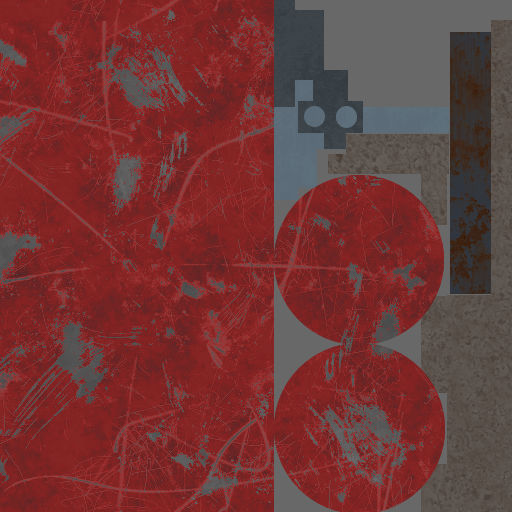
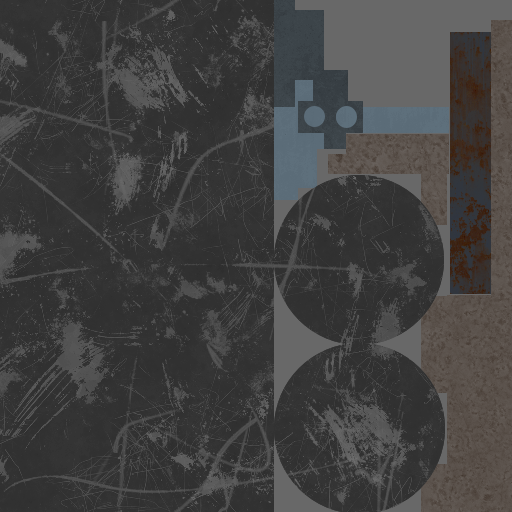
Layers edited between the first and the second 512px x 512px image:
hid "Copy of PaintedMetal004_Color.png" (1st of 2, in "Tank_Industrial_01" › "Metal Tank" › "PaintedMetal004_Color.png" › "Group 1"), painted on it over [0, 0, 445, 512]
hid "Red", painted on it over [0, 0, 445, 512]
painted on "Copy of PaintedMetal004_Color.png" (2nd of 2, in "Tank_Industrial_01" › "Metal Tank" › "PaintedMetal004_Color.png") over [0, 0, 445, 512]
painted on "Copy of Paint Layer 3" over [0, 0, 445, 512]
painted on "Metal046A_Color.png" (2nd of 2, in "Tank_Industrial_01" › "Metal Pipes Caps" › "Metal046A_Color.png") over [0, 0, 445, 512]
painted on "Paint Layer 10" over [0, 0, 445, 512]
painted on "Copy of Metal049C_Color.png" over [0, 0, 445, 512]
painted on "Copy of Paint Layer 9" over [0, 0, 445, 512]
painted on "Paint Layer 14" over [0, 0, 445, 512]
painted on "Copy of Metal053C_Color.png" (1st of 2, in "Tank_Industrial_01" › "Metal Reinforcement" › "Metal053C_Color.png" › "Group 4") over [0, 0, 445, 512]
painted on "Copy of Paint Layer 5" over [0, 0, 445, 512]
painted on "Paint Layer 5" over [0, 0, 445, 512]
painted on "Copy of Metal053C_Color.png" (2nd of 2, in "Tank_Industrial_01" › "Metal Reinforcement" › "Metal053C_Color.png") over [0, 0, 445, 512]
painted on "Paint Layer 12" over [0, 0, 445, 512]
painted on "Metal005_Color.png" (2nd of 2, in "Tank_Industrial_01" › "Metal Frame" › "Metal005_Color.png") over [0, 0, 445, 512]
painted on "Copy of Paint Layer 11" over [0, 0, 445, 512]
painted on "Paint Layer 11" over [0, 0, 445, 512]
painted on "Paint Layer 8" over [320, 175, 445, 512]
painted on "BG" over [0, 0, 445, 512]